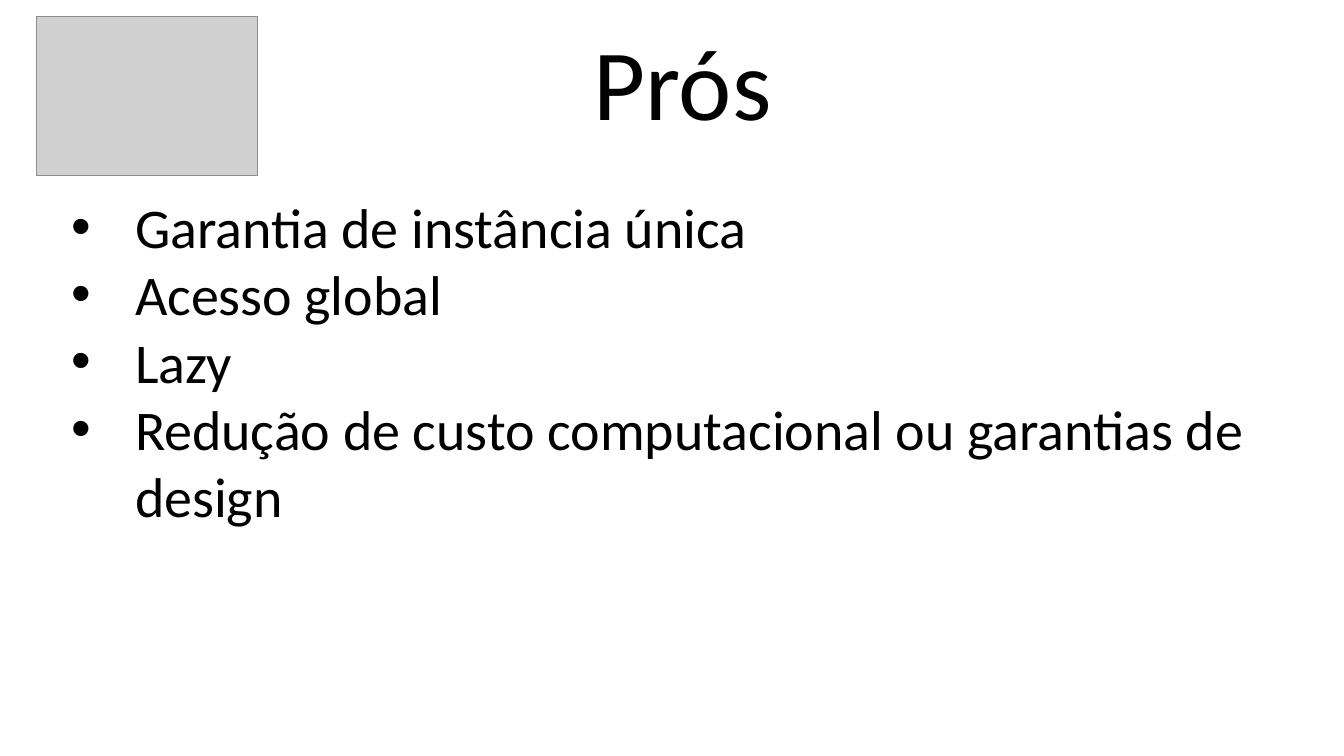
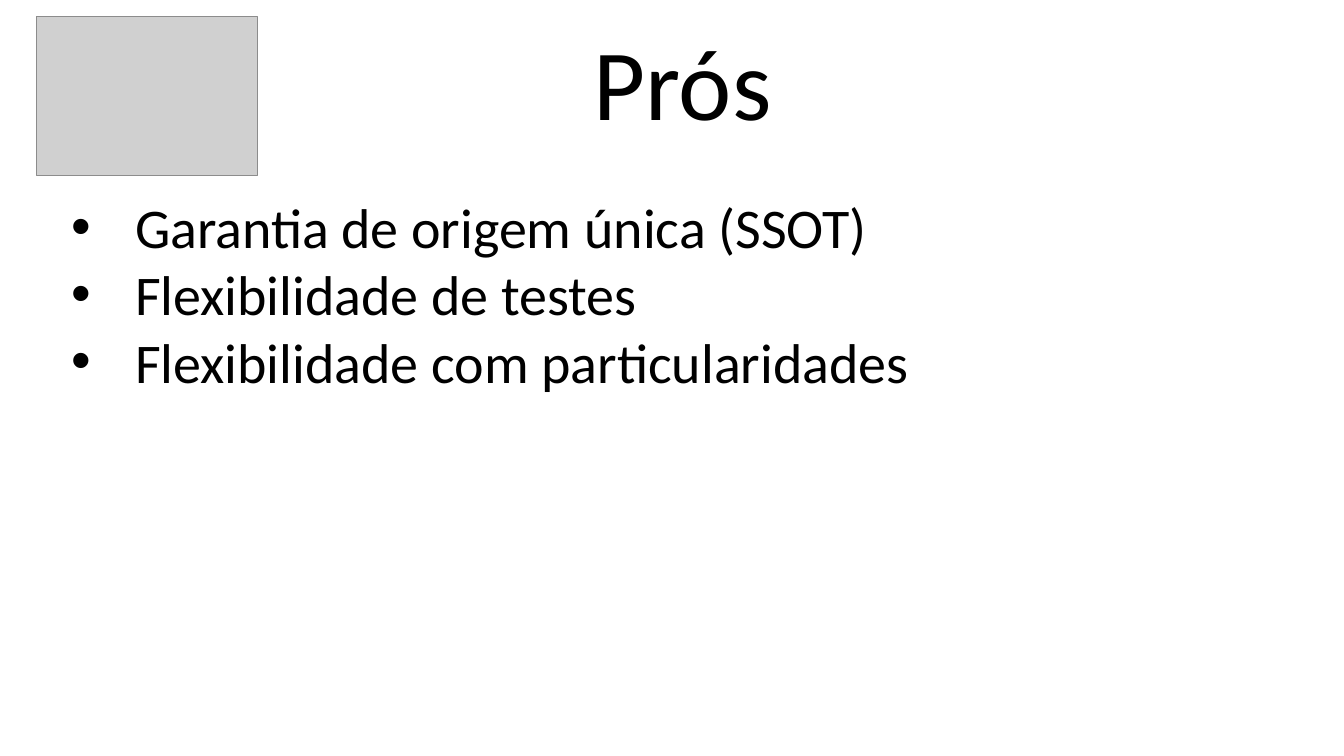
Before and after one commit to jslsolucoes/training, a slide deck: slide 6 of presentation/design-systems/datetime/datetime.pptx (slide 5 before the commit). Drawn at 1344x756 pixels with LibreOffice and Linux fonts; fonts in the diff are those of the drawing; grey boxes stand for pictures. Boxes give left, top, right and bottom in pixels: in the first picture for what was removed or moved away, otherwise in the second. Text is boxed around its words. In the diff, an @@ line names an element or a change of style, - is before the commit and + after.

```diff
--- a/presentation/design-systems/datetime/datetime.pptx
+++ b/presentation/design-systems/datetime/datetime.pptx
@@ text at (135,207,908,392): text changed @@
-• Garantia de instância única
-• Acesso global
-• Lazy
-• Redução de custo computacional ou garantias de design
+• Garantia de origem única (SSOT)
+• Flexibilidade de testes
+• Flexibilidade com particularidades
```
Also in this commit, not shown: 4 other slides changed, 2 slides added, 1 slide removed, 3 other files.
